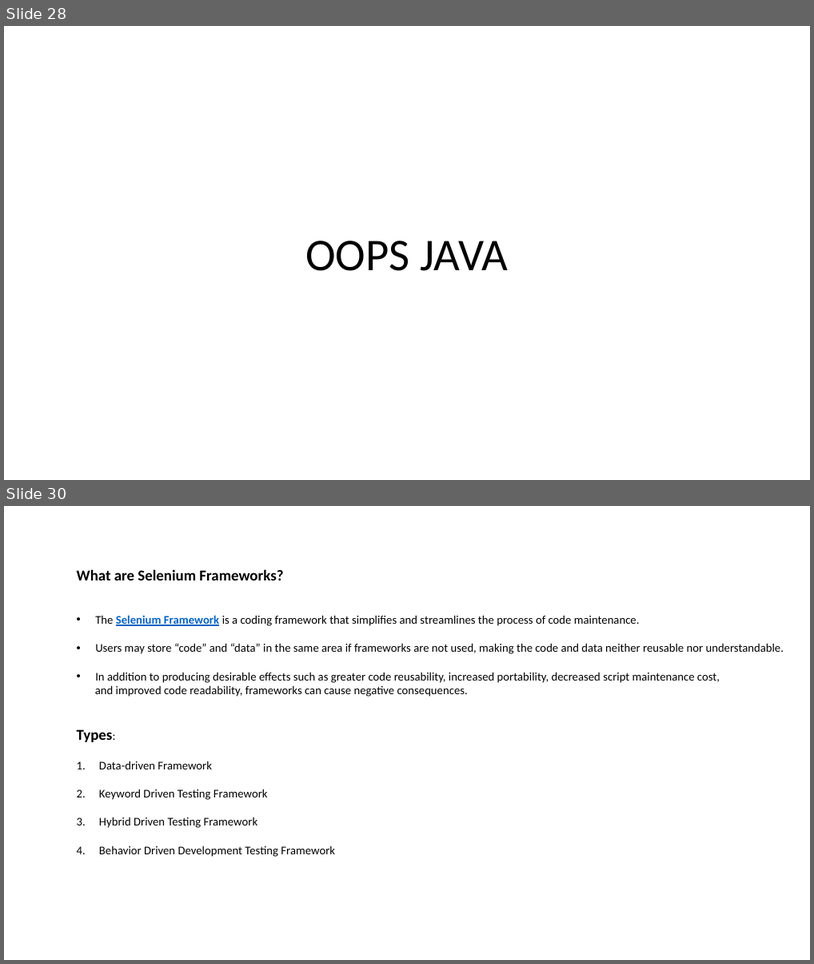
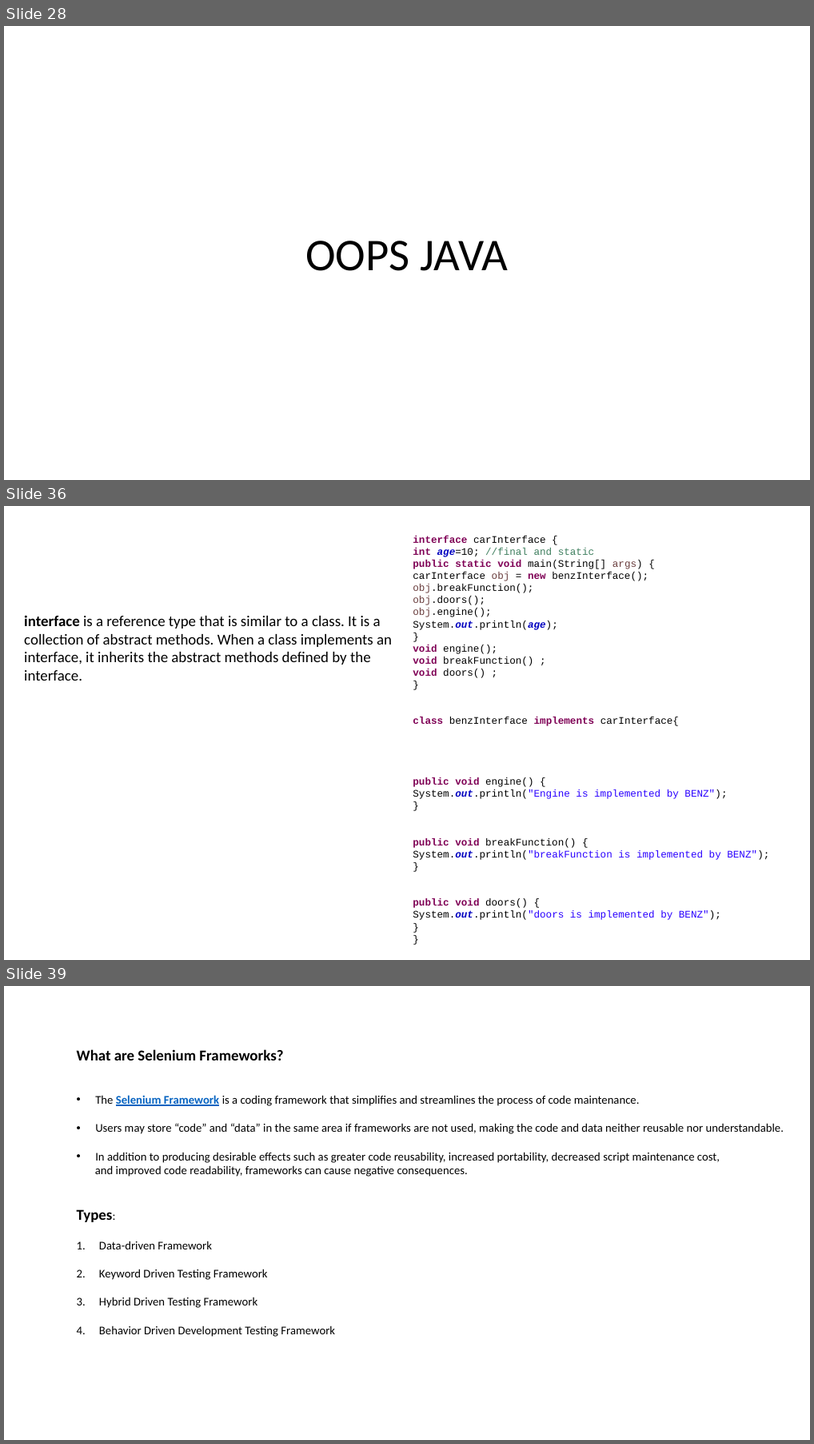
Before and after one commit to SoorajSundar1505/seleniumTraining, a slide deck: Selenium.pptx. Shown one above the other, each under a label of ours: slides 28 and 30 before the commit, slides 28, 36 and 39 after it; the slides between them are not shown. The pictures are 814x964 and 814x1444 pixels, drawn with LibreOffice and Linux fonts; fonts in the diff are those of the drawing. Boxes give left, top, right and bottom in pixels: in the first picture for what was removed or moved away, otherwise in the second. Text is boxed around its words. In the diff, an @@ line names an element or a change of style, - is before the commit and + after.

```diff
--- a/Selenium.pptx
+++ b/Selenium.pptx
@@ slide 36 added at bbox=[4, 506, 810, 960], background #FFFFFF @@
@@ text added at bbox=[413, 536, 770, 920], 12 pt, text #000000 @@
+interface carInterface {
+int age=10; //final and static
+public static void main(String[] args) {
+carInterface obj = new benzInterface();
+obj.breakFunction();
+obj.doors();
+obj.engine();
+System.out.println(age);
+}
+void engine();
+void breakFunction() ;
+void doors() ;
+}
+class benzInterface implements carInterface{
+public void engine() {
+System.out.println("Engine is implemented by BENZ");
+}
+public void breakFunction() {
+System.out.println("breakFunction is implemented by BENZ");
+}
+public void doors() {
+System.out.println("doors is implemented by BENZ");
+}
+}
@@ text added at bbox=[24, 615, 392, 680], 18 pt, text #000000 @@
+interface is a reference type that is similar to a class. It is a collection of abstract methods. When a class implements an interface, it inherits the abstract methods defined by the interface.
@@ what was slide 30 is now slide 39 @@
```
Also in this commit, not shown: 8 other slides added.
